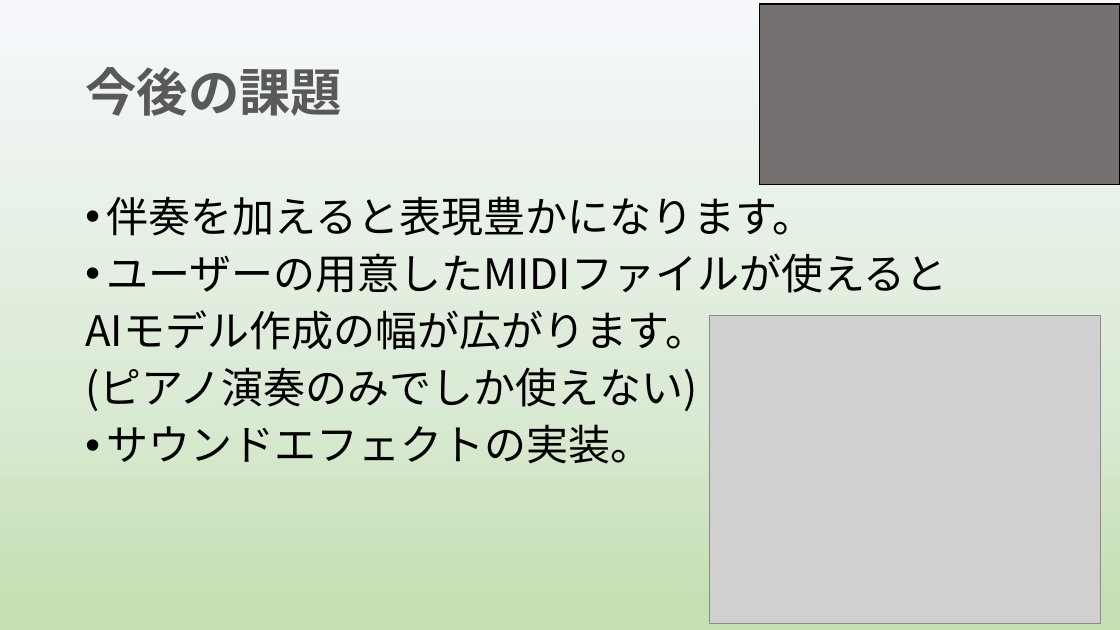
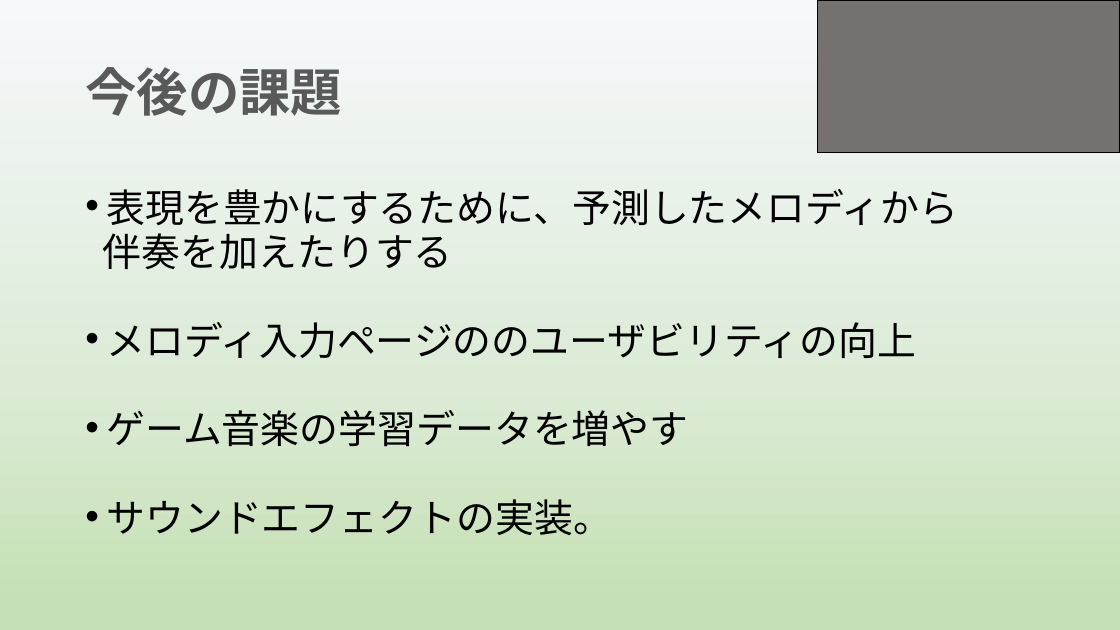
Before and after one commit to yoshitake266/bitComposer_prj, a slide deck: slide 10 of presentation/graduation/bit Composer3 .pptx. Drawn at 1120x630 pixels with LibreOffice and Linux fonts; fonts in the diff are those of the drawing; grey boxes stand for pictures. Boxes give left, top, right and bottom in pixels: in the first picture for what was removed or moved away, otherwise in the second. Text is boxed around its words. In the diff, an @@ line names an element or a change of style, - is before the commit and + after.

```diff
--- a/presentation/graduation/bit Composer3 .pptx
+++ b/presentation/graduation/bit Composer3 .pptx
@@ rectangle: place and size @@
-rectangle at bbox=[760, 4, 1120, 185]
+rectangle at bbox=[818, 0, 1120, 153]
@@ text at bbox=[103, 189, 958, 447]: text changed; size 36 to 33.3 pt @@
-• 伴奏を加えると表現豊かになります。
-• ユーザーの用意したMIDIファイルが使えると
-AIモデル作成の幅が広がります。
-(ピアノ演奏のみでしか使えない)
+• 表現を豊かにするために、予測したメロディから
+伴奏を加えたりする
+• メロディ入力ページののユーザビリティの向上
+• ゲーム音楽の学習データを増やす
@@ picture removed at bbox=[709, 315, 1101, 623] @@
@@ text at bbox=[106, 499, 612, 535]: size 36 to 33.3 pt in "サウンドエフェクトの実装。"; line spacing 0.9 to 0.7 @@
```
Also in this commit, not shown: 7 other slides changed, 4 slides added, 2 slides removed, 9 other files.
